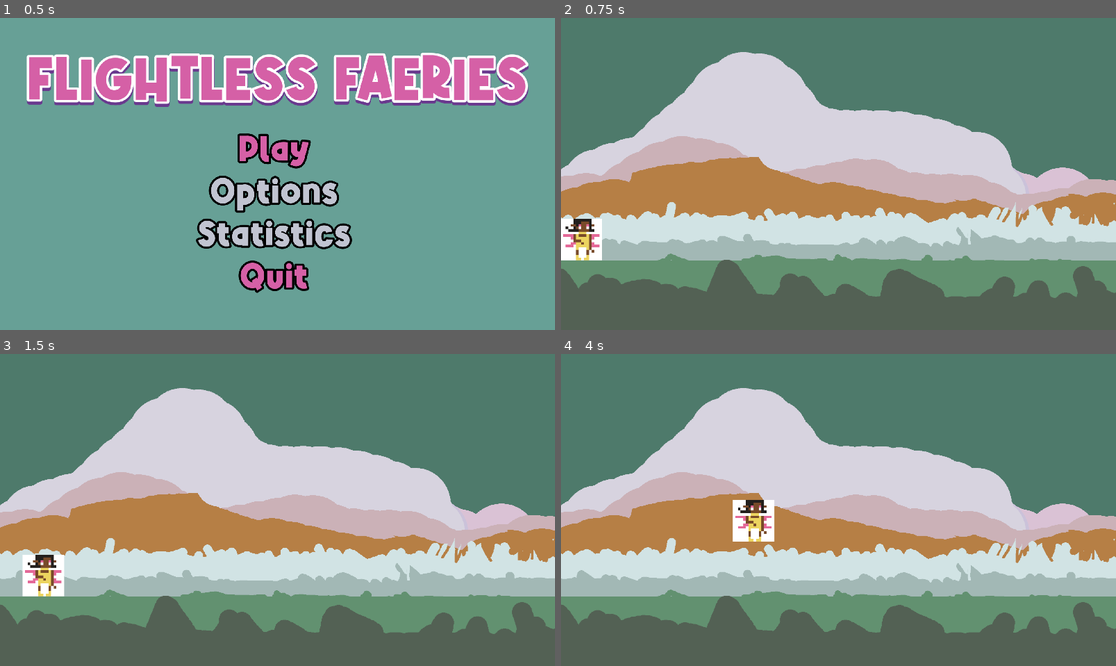
Above: before the commit, frames 1-4 (two rows, left to right).
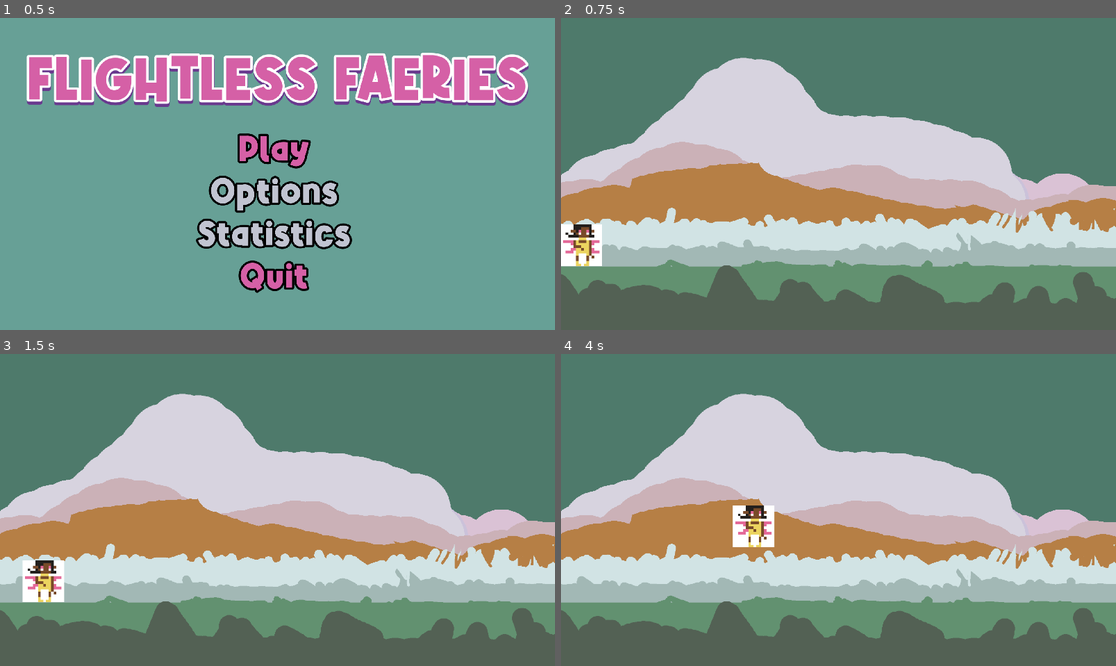
Above: after the commit, the same moments.

Repository: Teakitter/FlightlessFaeries
Game: Godot game, scene res://scenes/menu.tscn
Two runs of this game, one before a commit and one after it. Both use one fixed random seed, a clock stepped at 60 frames per second and the inputs below.
Inputs:
- Up to frame 1 (0.5 s): no input
- Up to frame 2 (0.75 s): click "Play" at 0.5 s
- Up to frame 3 (1.5 s): tap Enter at 1.25 s; hold D (move_right) from 1.28 s (still down)
- Up to frame 4 (4 s): release D (move_right) at 2.03 s; hold S (move_down) 2.03-2.78 s; tap Space (move_up) at 2.75 s; hold D (move_right) 2.78-3.53 s; hold Space (move_up) from 3.53 s (still down)

Frame 1 is identical in both runs. In frame 2, 13% of the frame differs, in the area x 0-100%, y 10-92%; in frame 3, 13%; in frame 4, 14%.

Commit message:
camera 2d

Diff:
--- a/game/scenes/world.tscn
+++ b/game/scenes/world.tscn
@@ -12,3 +12,6 @@
 position = Vector2(70, 767)
 
 [node name="Background" parent="." instance=ExtResource("3_ua0fx")]
+
+[node name="Camera2D" type="Camera2D" parent="."]
+position = Vector2(960, 520)
